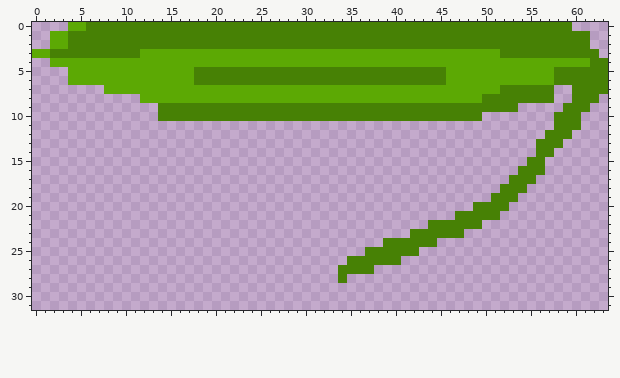
Pixel-art file: Project/assets/world/moving_platform.aseprite. The picture above was drawn from the file before the commit.
64x32 pixels, 1 frame.
And afterwards:
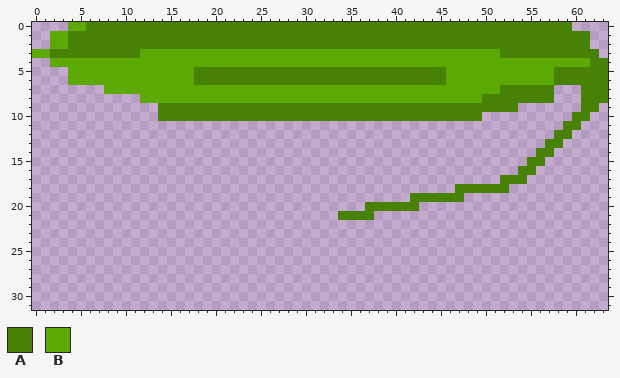
Palette (. is transparent): A #478105  B #5ca904
Changes in this commit:
Changed rows in their new state; - is an unchanged pixel.
first column x 34:
 7 --------------------------.---
 8 --------------------------.--A
 9 -------------------------..-A-
10 ------------------------..-A--
11 ------------------------.-----
12 -----------------------.------
13 ----------------------.-------
16 ----------------------.-------
17 ------------------A--.--------
18 -------------AAAAA-..---------
19 --------AAAAAA---...----------
20 ---AAAAAA------....-----------
21 AAAA---------.....------------
22 ----------......--------------
23 --------......----------------
24 -----......-------------------
25 ---......---------------------
26 -......-----------------------
27 ....--------------------------
28 .-----------------------------
Pixel boxes of the changes (left, top, right, bottom) in both pictures:
changed: (338, 85, 608, 283)
